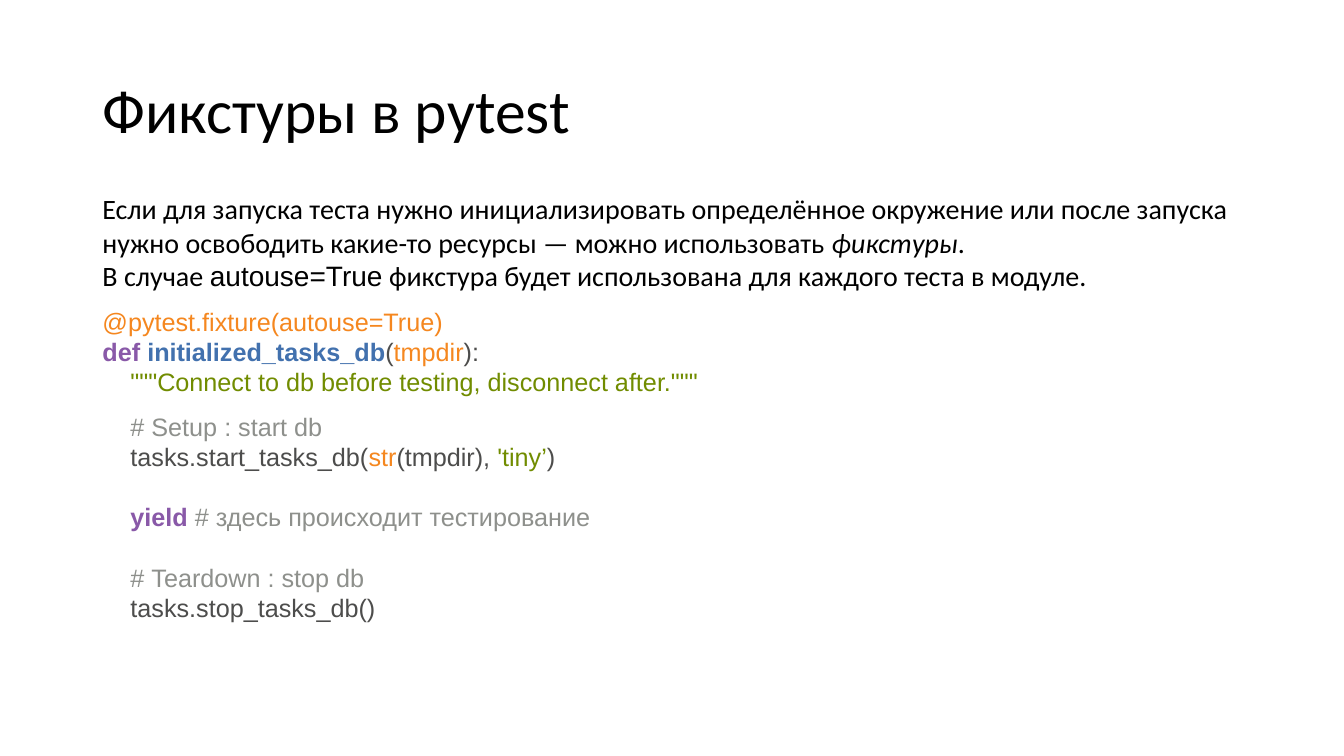
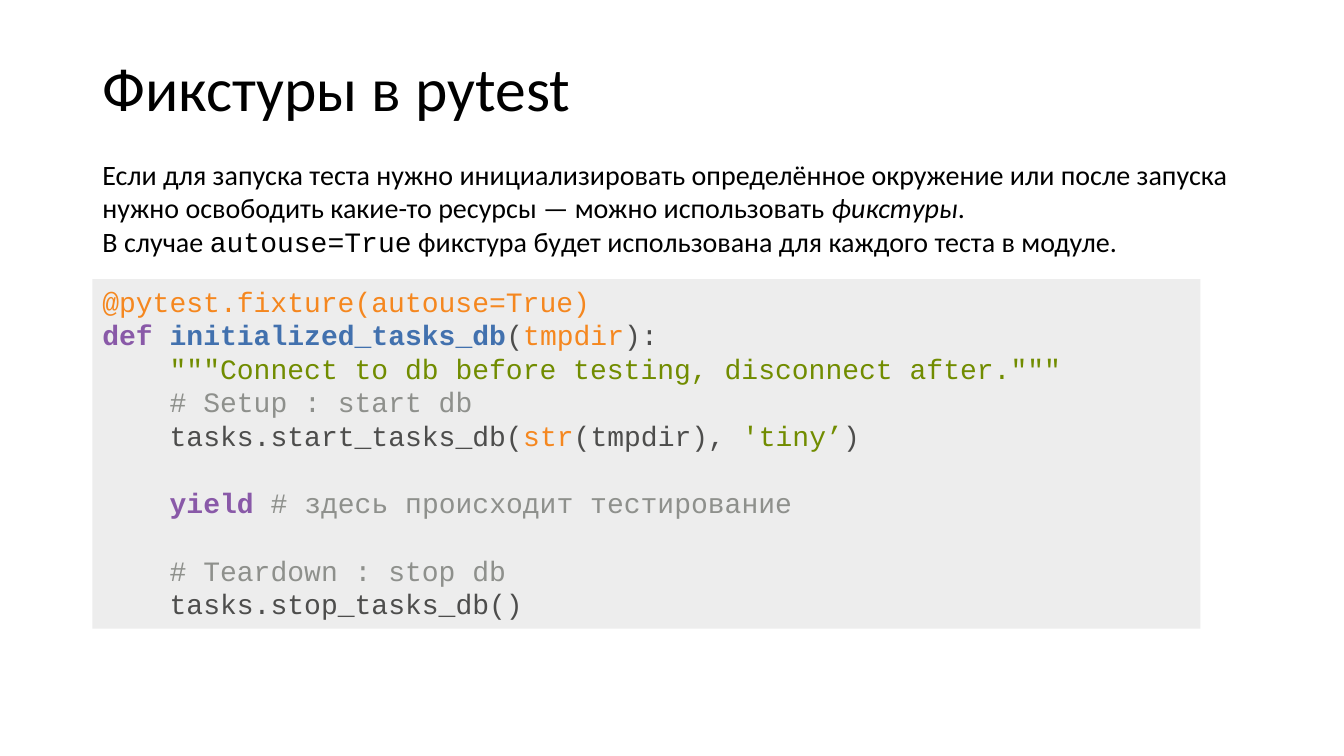
Before and after one commit to xtrueman/prog_instruments, a slide deck: slide 46 of presentations/UnitTests.pptx (slide 47 before the commit). Drawn at 1344x756 pixels with LibreOffice and Linux fonts; fonts in the diff are those of the drawing. Boxes give left, top, right and bottom in pixels: in the first picture for what was removed or moved away, otherwise in the second. Text is boxed around its words. In the diff, an @@ line names an element or a change of style, - is before the commit and + after.

```diff
--- a/presentations/UnitTests.pptx
+++ b/presentations/UnitTests.pptx
@@ title "Фикстуры в pytest": place and size @@
-title "Фикстуры в pytest" at [102,91,570,143]
+title "Фикстуры в pytest" at [102,69,570,121]
@@ text added at [102,166,1227,257], 20 pt, text #000000 @@
+Если для запуска теста нужно инициализировать определённое окружение или после запуска нужно освободить какие-то ресурсы — можно использовать фикстуры.
+В случае autouse=True фикстура будет использована для каждого теста в модуле.
@@ text in rectangle at [102,200,1227,291]: paragraph removed @@
-Если для запуска теста нужно инициализировать определённое окружение или после запуска нужно освободить какие-то ресурсы — можно использовать фикстуры.
-В случае autouse=True фикстура будет использована для каждого теста в модуле.
@@ rectangle "@pytest.fixture(autouse=True) def initialized_tasks_db(tmpdi ...": place and size @@
-rectangle "@pytest.fixture(autouse=True) def initialized_tasks_db(tmpdi ..." at [102,200,1227,623]
+rectangle "@pytest.fixture(autouse=True) def initialized_tasks_db(tmpdi ..." at [93,279,1201,629]
@@ rectangle "@pytest.fixture(autouse=True) def initialized_tasks_db(tmpdi ..." at [93,279,1201,629]: size 18 to 20 pt, font Arial to Courier New; less space between paragraphs; fill none to #EDEDED @@
```
Also in this commit, not shown: 87 other slides changed, 1 slide added, 2 slides removed.
